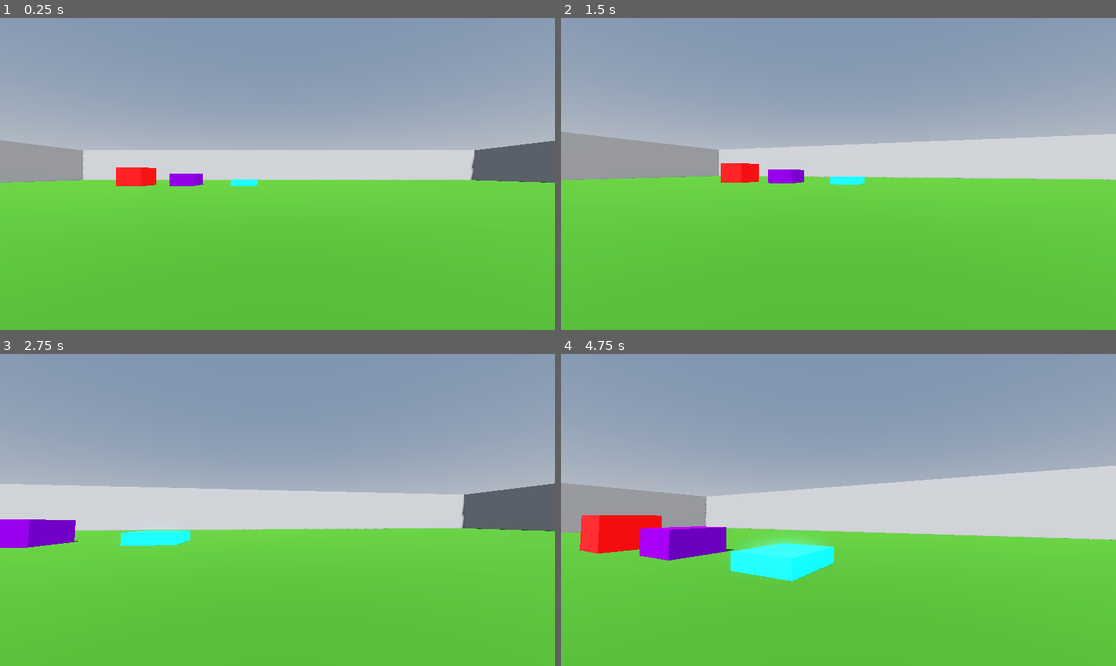
Above: before the commit, frames 1-4 (two rows, left to right).
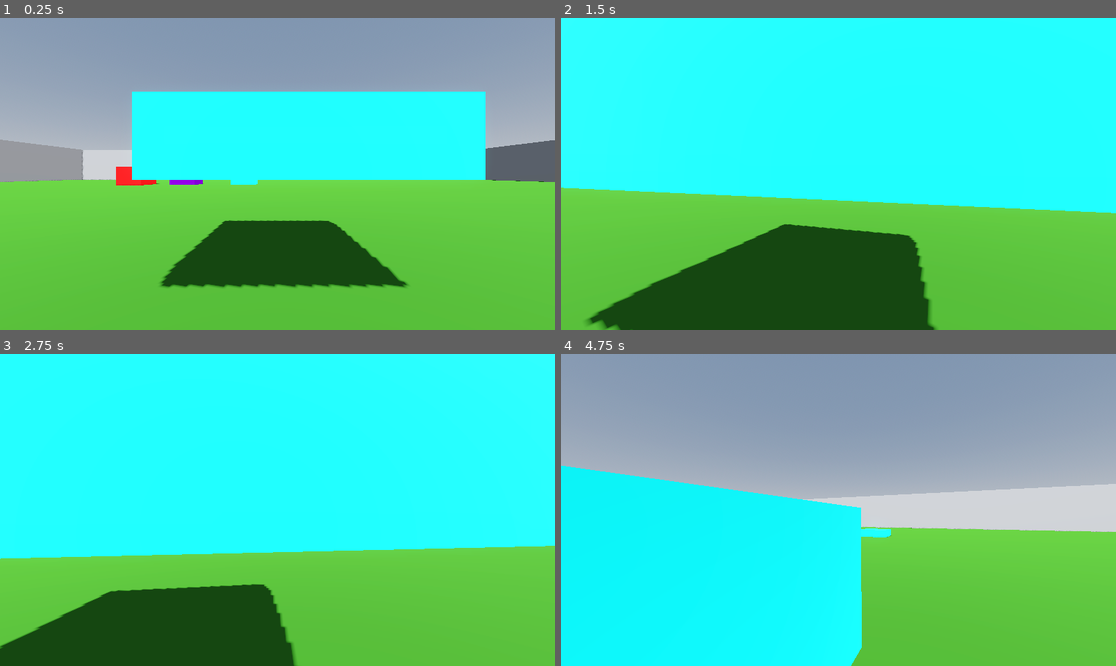
Above: after the commit, the same moments.

Repository: lestercantor/godot-3d-practice
Game: Godot game, scene res://World/world.tscn
The game is run twice, just before and just after one commit, with the same random seed, the same clock (stepped at 60 frames per second) and the same inputs.
Inputs (mouse positions are in pixels of both pictures, inside the frame that each line leads up to):
- Up to frame 1 (0.25 s): no input
- Up to frame 2 (1.5 s): tap Enter (ui_accept) at 0.5, 0.77, 0.8, 1.07, 1.35 s; move the mouse to (866, 174) at 0.52 s; hold Shift (sprint) 0.53-1.28 s; hold W (up) from 0.53 s (still down); move the mouse to (810, 174) at 1.27 s
- Up to frame 3 (2.75 s): keep holding W (up); tap Enter (ui_accept) at 1.52, 1.82, 2.3 s; tap Shift (sprint) at 1.55 s; move the mouse to (288, 503) at 2.02 s; hold Shift (sprint) from 2.03 s (still down)
- Up to frame 4 (4.75 s): keep holding W (up); move the mouse to (832, 516) at 2.77 s; release Shift (sprint) at 2.78 s; tap Shift (sprint) at 2.85, 4.35 s; tap Enter (ui_accept) at 3.02, 3.32, 3.6, 3.77, 4.07, 4.52 s; move the mouse to (877, 513) at 3.52 s; move the mouse to (794, 506) at 4.27 s

The runs differ from the first frame. In frame 1, 25% of the frame differs, in the area x 0-100%, y 23-87%; in frame 2, 73%; in frame 3, 74%, in the area x 0-100%, y 0-100%; in frame 4, 34%.

Commit message:
moved movement code to its own component, slightly made sprinting better i think

Diff:
--- /dev/null
+++ b/Movement Component/CustomMovementComponent.gd
@@ -0,0 +1,55 @@
+extends Node
+class_name CustomMovementComponent
+
+@export var actor: Player
+
+const JUMP_VELOCITY = 4.5
+
+# Different speeds for different movement states
+var walking_speed: float = 5.0
+var sprint_speed: float = walking_speed * 1.75
+var crouching_speed: float = walking_speed * 0.65
+var current_speed = walking_speed
+
+# Sprinting variables
+var is_sprinting: bool = false
+func _physics_process(delta: float) -> void:
+
+	handle_sprint()
+
+	# Add the gravity.
+	if not actor.is_on_floor():
+		actor.velocity += actor.get_gravity() * delta
+
+	# Handle jump.
+	if Input.is_action_just_pressed("ui_accept") and actor.is_on_floor():
+		actor.velocity.y = JUMP_VELOCITY
+
+	# Get the input direction and handle the movement/deceleration.
+	# As good practice, you should replace UI actions with custom gameplay actions.
+	var input_dir := Input.get_vector("left", "right", "up", "down")
+	var direction := (actor.transform.basis * Vector3(input_dir.x, 0, input_dir.y)).normalized()
+	if direction:
+		actor.velocity.x = direction.x * current_speed
+		actor.velocity.z = direction.z * current_speed
+	else:
+		actor.velocity.x = move_toward(actor.velocity.x, 0, current_speed)
+		actor.velocity.z = move_toward(actor.velocity.z, 0, current_speed)
+
+	actor.move_and_slide()
+	print(current_speed)
+
+func handle_sprint() -> void:
+	# Check if the player has released the sprint button
+	if Input.is_action_just_released("sprint"):
+		current_speed = walking_speed
+		is_sprinting = false
+	# If the player is already sprinting, there's no need to constantly set current_speed
+	# With walking speed. is_sprinting flag is used to stop this.
+	elif is_sprinting:
+		return
+
+	# Check if the player has pressed the sprint button and set the current_speed to sprinting_speed
+	if Input.is_action_just_pressed("sprint"):
+		current_speed = sprint_speed
+		is_sprinting = true
--- a/Player/player.gd
+++ b/Player/player.gd
@@ -1,50 +1,14 @@
 extends CharacterBody3D
-
-const JUMP_VELOCITY = 4.5
-
-var current_speed: float = 5.0
-
-# Different speeds for different states
-var walking_speed: float = 5.0
-var sprint_speed: float = walking_speed * 1.75
-var crouching_speed: float = walking_speed * 0.65
-
+class_name Player
 
 @export var sensitivity: float = 0.3
 
 @onready var head: Node3D = $head
+@onready var collision_shape: CapsuleShape3D = $PlayerCapsule.get_shape()
 
 
 func _ready() -> void:
 	Input.set_mouse_mode(Input.MOUSE_MODE_CAPTURED)
-
-func _physics_process(delta: float) -> void:
-
-	if Input.is_action_pressed("sprint"):
-		current_speed = sprint_speed
-	else:
-		current_speed = walking_speed
-	# Add the gravity.
-	if not is_on_floor():
-		velocity += get_gravity() * delta
-
-	# Handle jump.
-	if Input.is_action_just_pressed("ui_accept") and is_on_floor():
-		velocity.y = JUMP_VELOCITY
-
-	# Get the input direction and handle the movement/deceleration.
-	# As good practice, you should replace UI actions with custom gameplay actions.
-	var input_dir := Input.get_vector("left", "right", "up", "down")
-	var direction := (transform.basis * Vector3(input_dir.x, 0, input_dir.y)).normalized()
-	if direction:
-		velocity.x = direction.x * current_speed
-		velocity.z = direction.z * current_speed
-	else:
-		velocity.x = move_toward(velocity.x, 0, current_speed)
-		velocity.z = move_toward(velocity.z, 0, current_speed)
-
-	move_and_slide()
-	print(current_speed)
 
 func _unhandled_input(event: InputEvent) -> void:
 	if event is InputEventMouseMotion:
--- a/Player/player.tscn
+++ b/Player/player.tscn
@@ -1,21 +1,27 @@
-[gd_scene load_steps=4 format=3 uid="uid://bbqqs4brsd23k"]
+[gd_scene load_steps=5 format=3 uid="uid://bbqqs4brsd23k"]
 
 [ext_resource type="Script" path="res://Player/player.gd" id="1_cbrqq"]
+[ext_resource type="Script" path="res://Movement Component/CustomMovementComponent.gd" id="2_y4nyf"]
 
 [sub_resource type="CapsuleMesh" id="CapsuleMesh_qw15f"]
 
-[sub_resource type="CapsuleShape3D" id="CapsuleShape3D_1ap7r"]
+[sub_resource type="CapsuleShape3D" id="CapsuleShape3D_natrj"]
 
 [node name="Player" type="CharacterBody3D"]
 script = ExtResource("1_cbrqq")
 
 [node name="PlayerMesh" type="MeshInstance3D" parent="."]
+visible = false
 mesh = SubResource("CapsuleMesh_qw15f")
 
-[node name="PlayerCollision" type="CollisionShape3D" parent="."]
-shape = SubResource("CapsuleShape3D_1ap7r")
+[node name="PlayerCapsule" type="CollisionShape3D" parent="."]
+shape = SubResource("CapsuleShape3D_natrj")
 
 [node name="head" type="Node3D" parent="."]
-transform = Transform3D(1, 0, 0, 0, 1, 0, 0, 0, 1, 0, 0.843859, 0)
+transform = Transform3D(1, 0, 0, 0, 1, 0, 0, 0, 1, 0, 0.8, 0)
 
 [node name="Camera3D" type="Camera3D" parent="head"]
+
+[node name="CustomMovementComponent" type="Node" parent="." node_paths=PackedStringArray("actor")]
+script = ExtResource("2_y4nyf")
+actor = NodePath("..")
--- a/World/world.tscn
+++ b/World/world.tscn
@@ -60,6 +60,13 @@
 use_collision = true
 size = Vector3(4, 1, 4)
 
+[node name="Box 4" type="CSGBox3D" parent="Boxes"]
+transform = Transform3D(1, 0, 0, 0, 1, 0, 0, 0, 1, 0, 2.23314, -3)
+material_override = SubResource("StandardMaterial3D_4lnu2")
+material_overlay = SubResource("StandardMaterial3D_txj36")
+use_collision = true
+size = Vector3(4, 1, 4)
+
 [node name="Wall 1" type="CSGBox3D" parent="Boxes"]
 transform = Transform3D(1, 0, 0, 0, 1, 0, 0, 0, 1, -63, 4, 0)
 use_collision = true
@@ -88,4 +95,4 @@
 environment = SubResource("Environment_u5exw")
 
 [node name="Player" parent="." instance=ExtResource("1_5e36h")]
-transform = Transform3D(1, 0, 0, 0, 1, 0, 0, 0, 1, -0.351983, 1.39151, 1.29793)
+transform = Transform3D(1, 0, 0, 0, 1, 0, 0, 0, 1, -0.351983, 1.0005, 1.29793)
